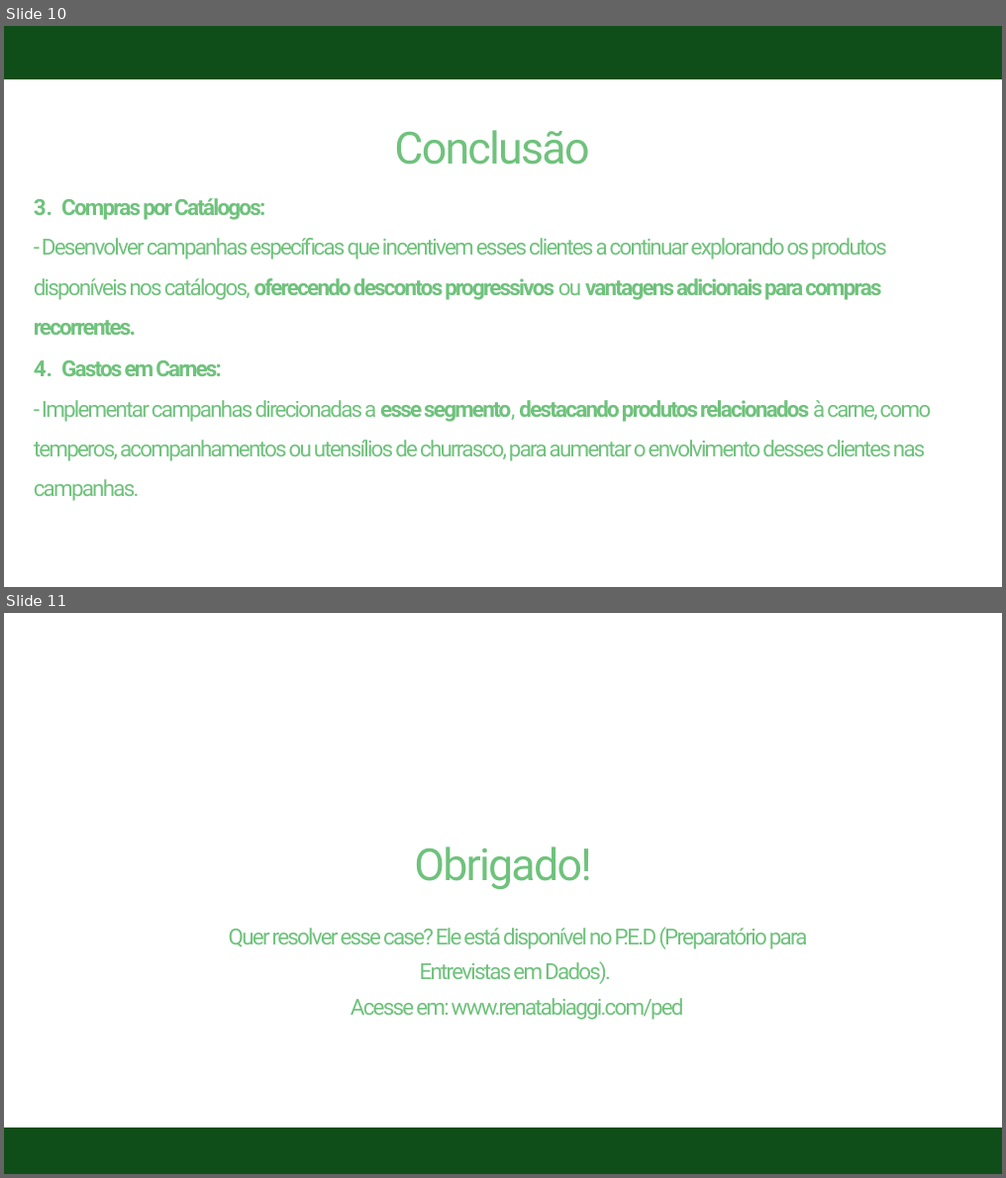
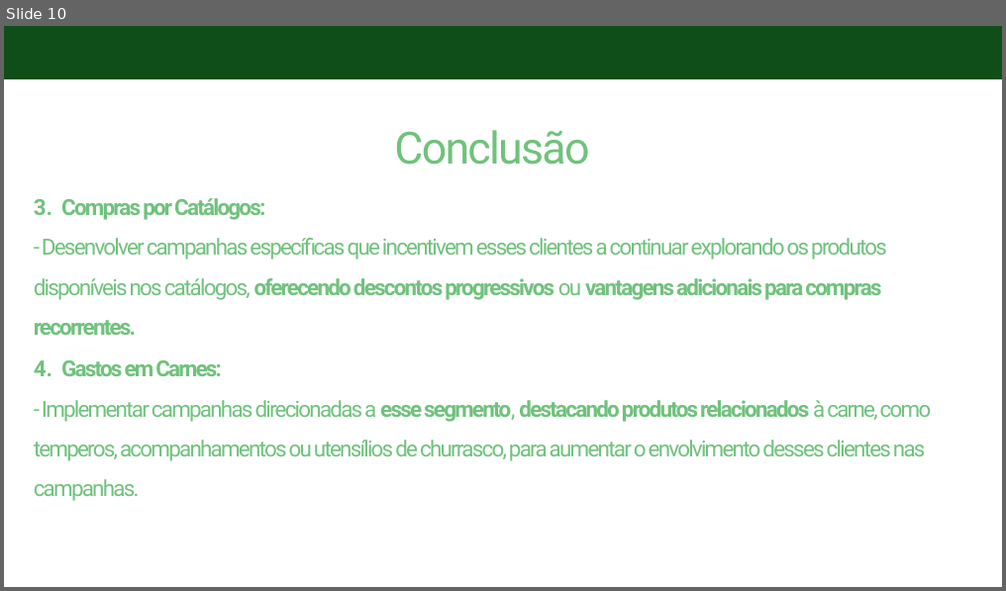
Before and after one commit to guilhermediasmartins2/CaseIfood, a slide deck: reports/Case_Marketing.pptx. Shown one above the other, each under a label of ours: slides 10 and 11 before the commit, slide 10 after it. The pictures are 1006x1178 and 1006x591 pixels, drawn with LibreOffice and Linux fonts; fonts in the diff are those of the drawing. Boxes give left, top, right and bottom in pixels: in the first picture for what was removed or moved away, otherwise in the second. Text is boxed around its words. In the diff, an @@ line names an element or a change of style, - is before the commit and + after.

```diff
--- a/reports/Case_Marketing.pptx
+++ b/reports/Case_Marketing.pptx
@@ slide 11 removed at [4,613,1002,1174], background #FFFFFF @@
@@ text removed at [414,847,592,890] @@
-Obrigado!
@@ text removed at [229,927,808,1020] @@
-Quer resolver esse case? Ele está disponível no P.E.D (Preparatório para Entrevistas em Dados).
-Acesse em: www.renatabiaggi.com/ped
@@ freeform shape removed at [4,1140,1002,1174] @@
@@ rectangle removed at [4,1128,1002,1174] @@
```
Also in this commit, not shown: 1 slide changed, 1 other file.
